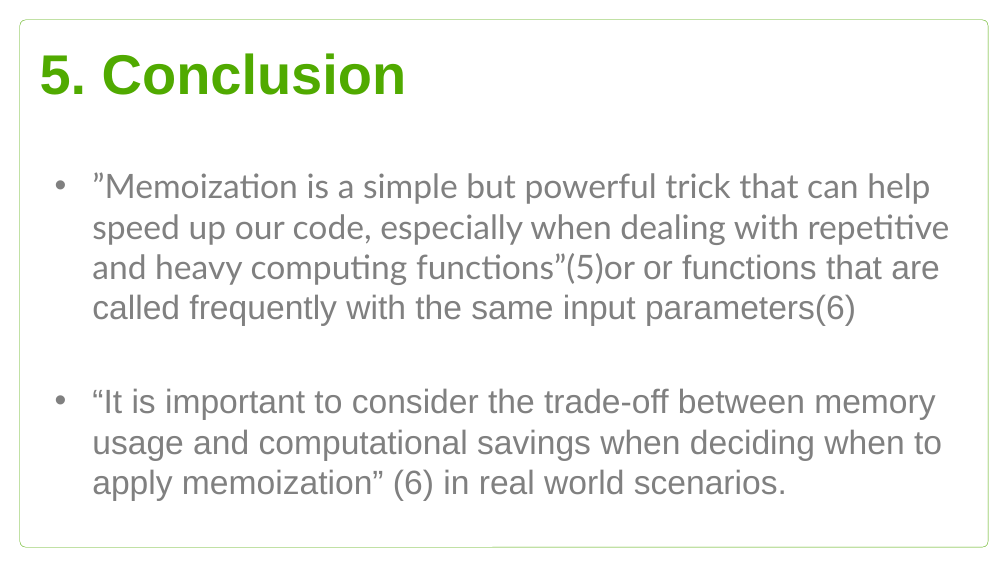
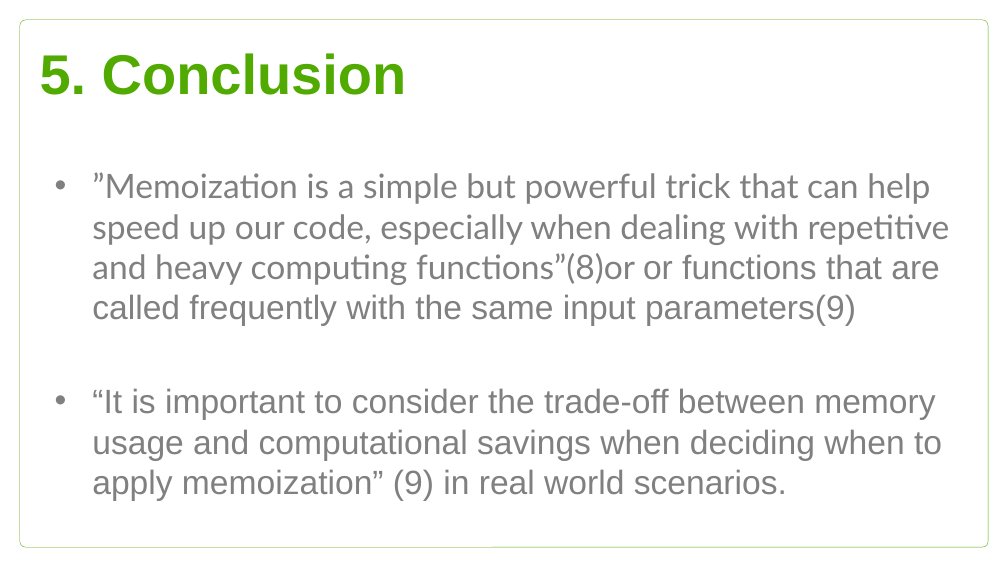
Before and after one commit to Btibor02/GroupWork, a slide deck: slide 23 of Groupwork ppt.pptx. Drawn at 1008x567 pixels with LibreOffice and Linux fonts; fonts in the diff are those of the drawing; background and template pictures are left out. Boxes give left, top, right and bottom in pixels: in the first picture for what was removed or moved away, otherwise in the second. Text is boxed around its words. In the diff, an @@ line names an element or a change of style, - is before the commit and + after.

```diff
--- a/Groupwork ppt.pptx
+++ b/Groupwork ppt.pptx
@@ subtitle at [92,172,950,501]: text changed @@
-• ”Memoization is a simple but powerful trick that can help speed up our code, especially when dealing with repetitive and heavy computing functions”(5)or or functions that are called frequently with the same input parameters(6)
-• “It is important to consider the trade-off between memory usage and computational savings when deciding when to apply memoization” (6) in real world scenarios.
+• ”Memoization is a simple but powerful trick that can help speed up our code, especially when dealing with repetitive and heavy computing functions”(8)or or functions that are called frequently with the same input parameters(9)
+• “It is important to consider the trade-off between memory usage and computational savings when deciding when to apply memoization” (9) in real world scenarios.
```
Also in this commit, not shown: 1 other slide changed.
